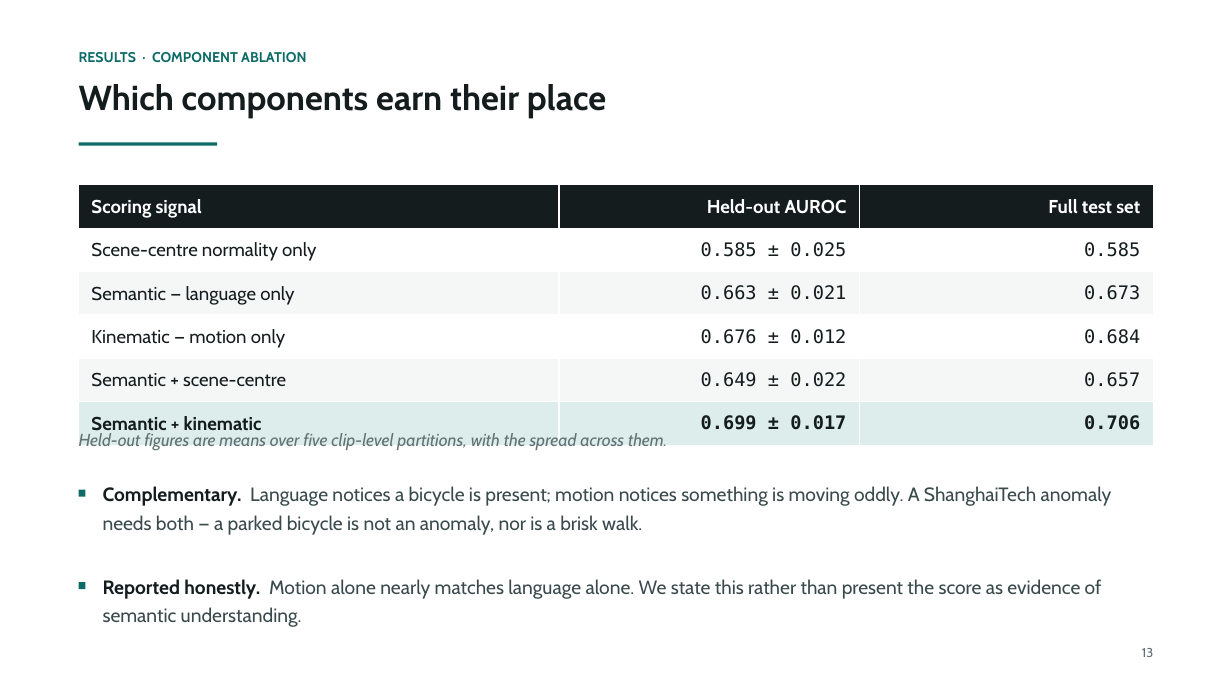
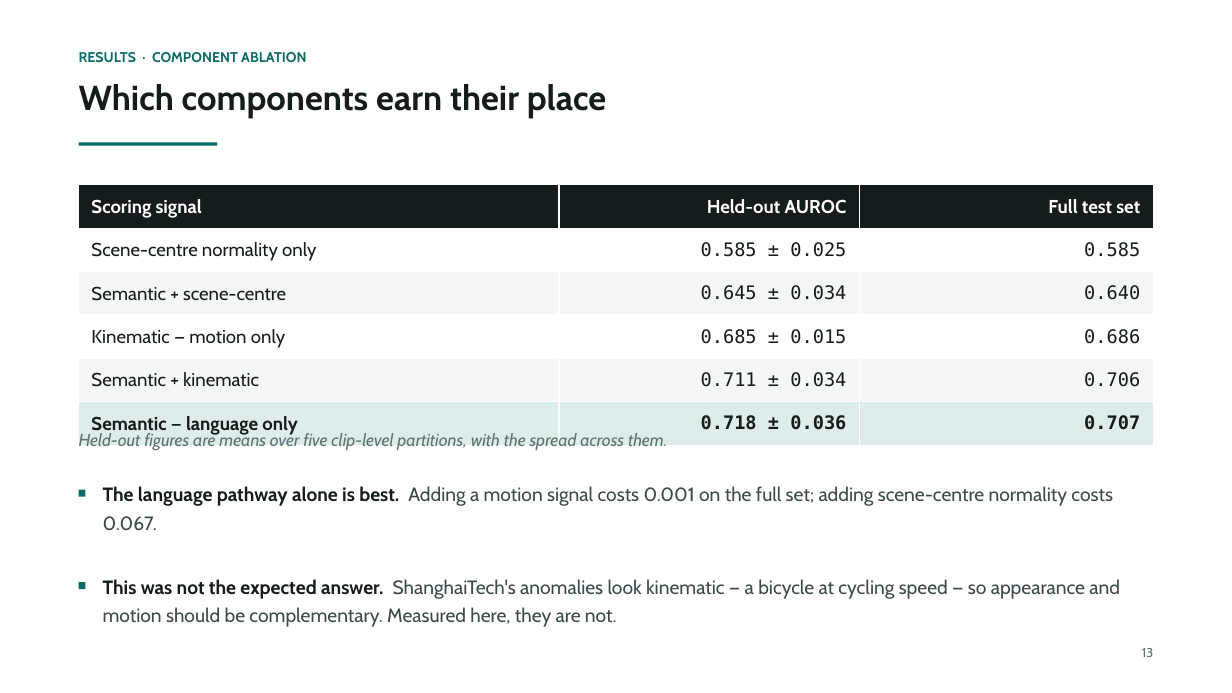
Before and after one commit to prakash-nitc/multimodal-anomaly-detection, a slide deck: slide 14 of docs/06_presentations/DA-ZVAD_Phase2_Review.pptx. Drawn at 1232x693 pixels with LibreOffice and Linux fonts; fonts in the diff are those of the drawing. Boxes give left, top, right and bottom in pixels: in the first picture for what was removed or moved away, otherwise in the second. Text is boxed around its words. In the diff, an @@ line names an element or a change of style, - is before the commit and + after.

```diff
--- a/docs/06_presentations/DA-ZVAD_Phase2_Review.pptx
+++ b/docs/06_presentations/DA-ZVAD_Phase2_Review.pptx
@@ table at box(79, 185, 1153, 445) @@
-row 3: Semantic — language only | 0.663 ± 0.021 | 0.673
+row 3: Semantic + scene-centre | 0.645 ± 0.034 | 0.640
-row 4, column 2: 0.676 ± 0.012
+row 4, column 2: 0.685 ± 0.015
-row 4, column 3: 0.684
+row 4, column 3: 0.686
-row 5: Semantic + scene-centre | 0.649 ± 0.022 | 0.657
+row 5: Semantic + kinematic | 0.711 ± 0.034 | 0.706
-row 6: Semantic + kinematic | 0.699 ± 0.017 | 0.706
+row 6: Semantic — language only | 0.718 ± 0.036 | 0.707
@@ text at box(103, 486, 1113, 506): text changed @@
-Complementary. Language notices a bicycle is present; motion notices something is moving oddly. A ShanghaiTech anomaly needs both — a parked bicycle is not an anomaly, nor is a brisk walk.
+The language pathway alone is best. Adding a motion signal costs 0.001 on the full set; adding scene-centre normality costs 0.067.
@@ text at box(103, 579, 1120, 627): text changed @@
-Reported honestly. Motion alone nearly matches language alone. We state this rather than present the score as evidence of semantic understanding.
+This was not the expected answer. ShanghaiTech's anomalies look kinematic — a bicycle at cycling speed — so appearance and motion should be complementary. Measured here, they are not.
```
Also in this commit, not shown: 13 other slides changed, 2 slides added, 1 slide removed, 1 other file.
